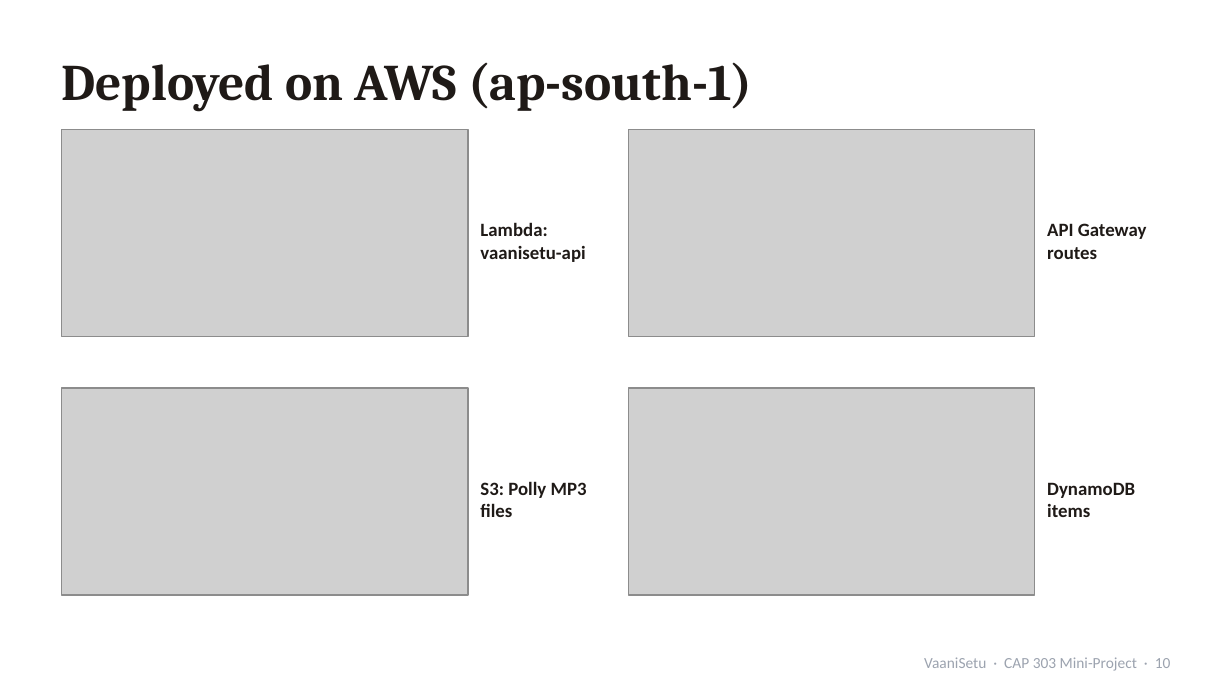
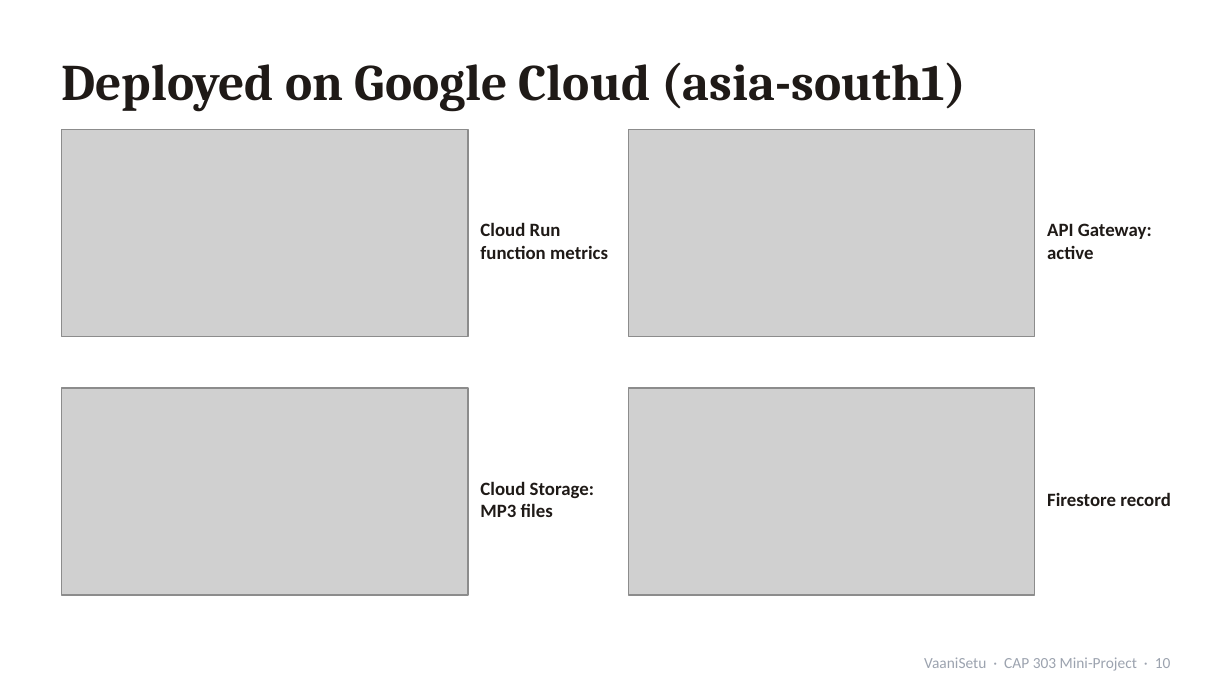
Before and after one commit to 17mohak/vaanisetu, a slide deck: slide 10 of deliverables/VaaniSetu_Presentation.pptx. Drawn at 1232x693 pixels with LibreOffice and Linux fonts; fonts in the diff are those of the drawing; grey boxes stand for pictures. Boxes give left, top, right and bottom in pixels: in the first picture for what was removed or moved away, otherwise in the second. Text is boxed around its words. In the diff, an @@ line names an element or a change of style, - is before the commit and + after.

```diff
--- a/deliverables/VaaniSetu_Presentation.pptx
+++ b/deliverables/VaaniSetu_Presentation.pptx
@@ text at [62,62,967,112]: text changed @@
-Deployed on AWS (ap-south-1)
+Deployed on Google Cloud (asia-south1)
@@ text at [480,222,608,259]: text changed @@
-Lambda: vaanisetu-api
+Cloud Run function metrics
@@ text at [1047,223,1152,259]: text changed @@
-API Gateway routes
+API Gateway: active
@@ text at [480,481,594,517]: text changed @@
-S3: Polly MP3 files
+Cloud Storage: MP3 files
@@ text at [1047,492,1170,506]: text changed @@
-DynamoDB items
+Firestore record
```
Also in this commit, not shown: 10 other slides changed, 1 other file.
